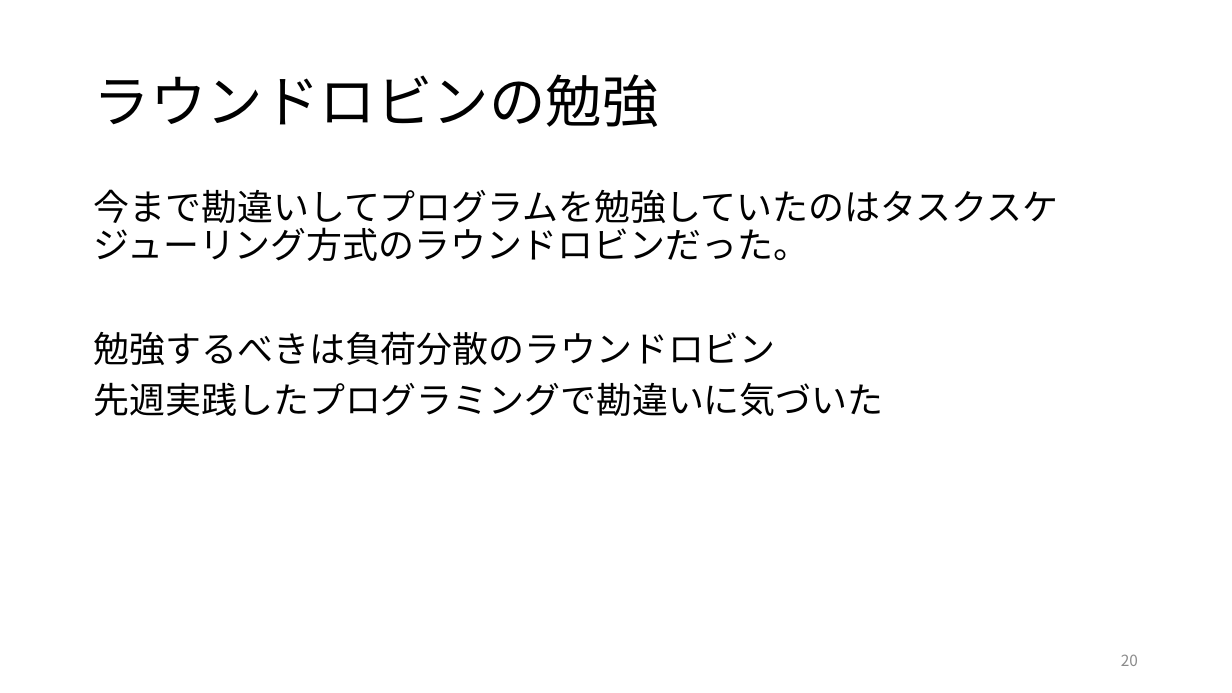
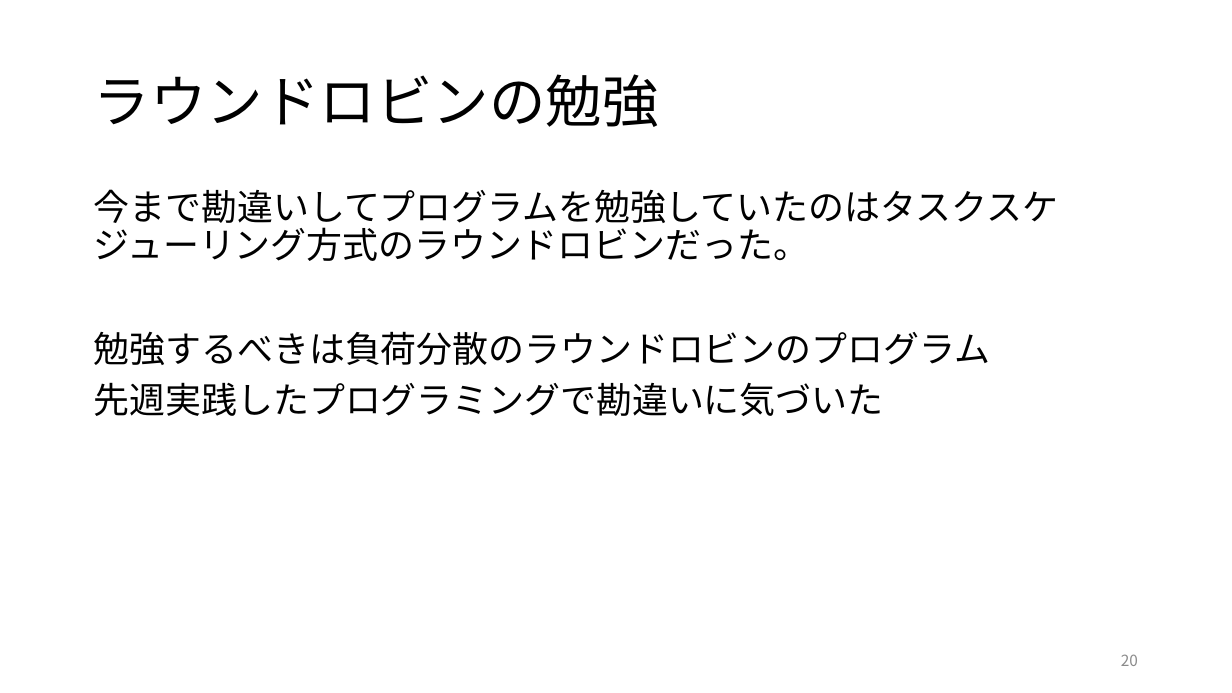
Before and after one commit to kait-takanolab/1821144-yoshii-thesis, a slide deck: slide 20 of 1821144_yoshii_sotsuken.pptx. Drawn at 1232x693 pixels with LibreOffice and Linux fonts; fonts in the diff are those of the drawing. Boxes give left, top, right and bottom in pixels: in the first picture for what was removed or moved away, otherwise in the second. Text is boxed around its words. In the diff, an @@ line names an element or a change of style, - is before the commit and + after.

```diff
--- a/1821144_yoshii_sotsuken.pptx
+++ b/1821144_yoshii_sotsuken.pptx
@@ text at [94,331,990,365]: text changed @@
-勉強するべきは負荷分散のラウンドロビン
+勉強するべきは負荷分散のラウンドロビンのプログラム
```
Also in this commit, not shown: 2 other slides changed, 1 slide added.
